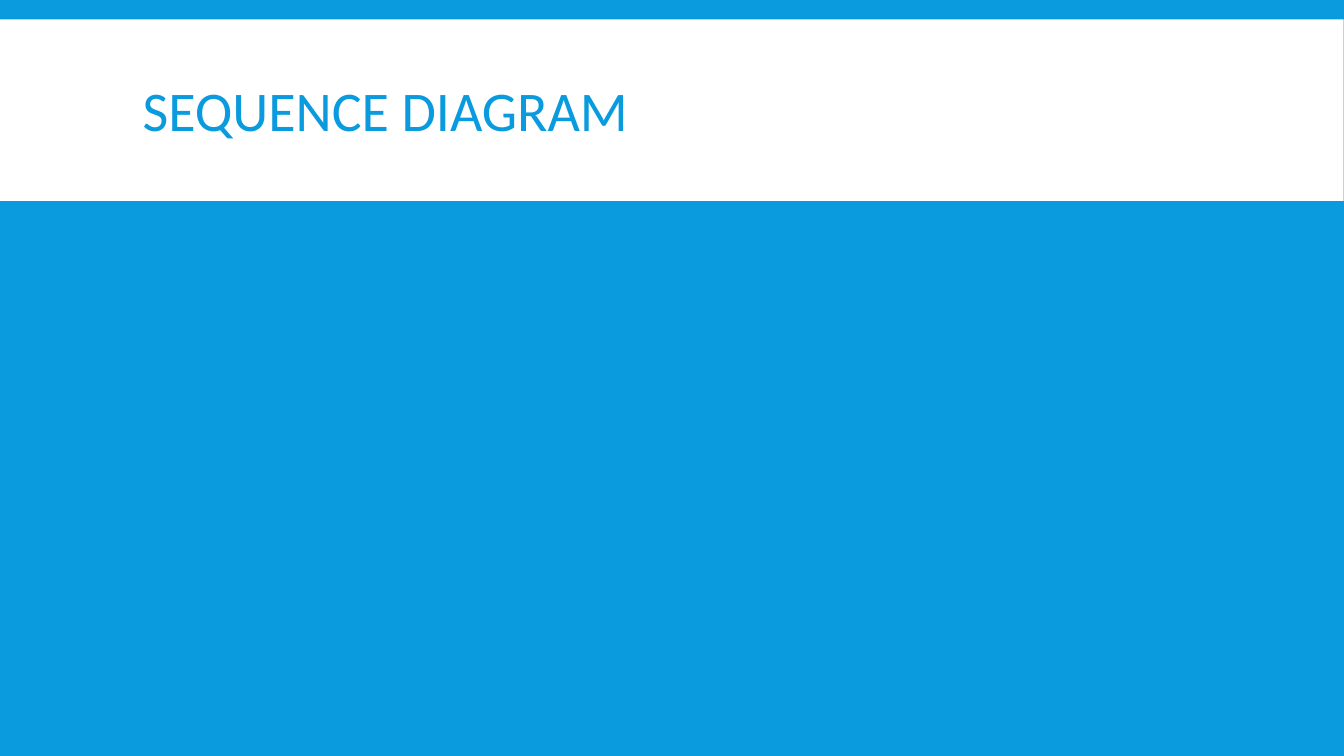
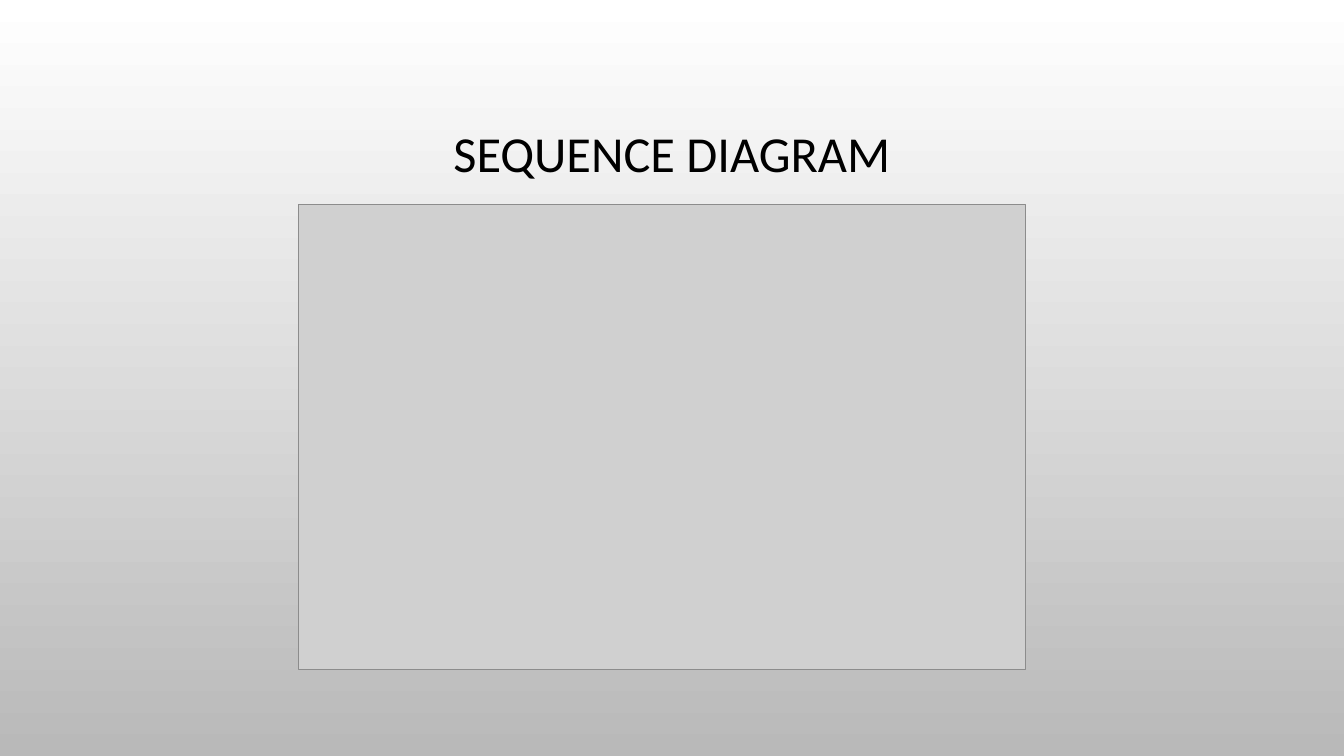
Before and after one commit to chenghao1983/9EA0F9C3-119A-4D20-9D56-E444CBEC5925_Active_Learning_Group4, a slide deck: slide 6 of Doc/Active_Learning_Group4_Presentation.pptx. Drawn at 1344x756 pixels with LibreOffice and Linux fonts; fonts in the diff are those of the drawing; grey boxes stand for pictures; background and template pictures are left out. Boxes give left, top, right and bottom in pixels: in the first picture for what was removed or moved away, otherwise in the second. Text is boxed around its words. In the diff, an @@ line names an element or a change of style, - is before the commit and + after.

Commit message:
Change PPT layout

```diff
--- a/Doc/Active_Learning_Group4_Presentation.pptx
+++ b/Doc/Active_Learning_Group4_Presentation.pptx
@@ background #099BDD to picture (left out) @@
@@ rectangle removed at [0, 19, 1344, 201] @@
@@ title "SEQUENCE DIAGRAM": place and size @@
-title "SEQUENCE DIAGRAM" at [143, 94, 628, 139]
+title "SEQUENCE DIAGRAM" at [453, 139, 890, 179]
@@ title "SEQUENCE DIAGRAM" at [453, 139, 890, 179]: size 40 to 36 pt, text colour #099BDD to #000000; alignment left to centre; line spacing 0.85 to 0.9 @@
@@ picture added at [298, 205, 1025, 670] @@
```
Also in this commit, not shown: 5 other slides changed, 1 slide added, 1 slide removed, 1 other file.
